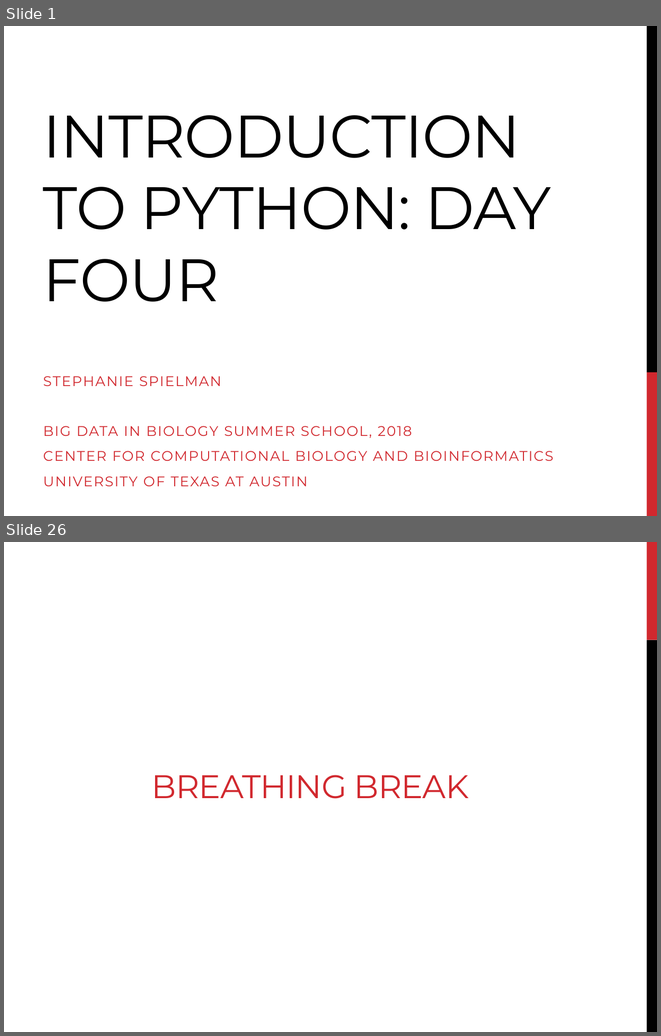
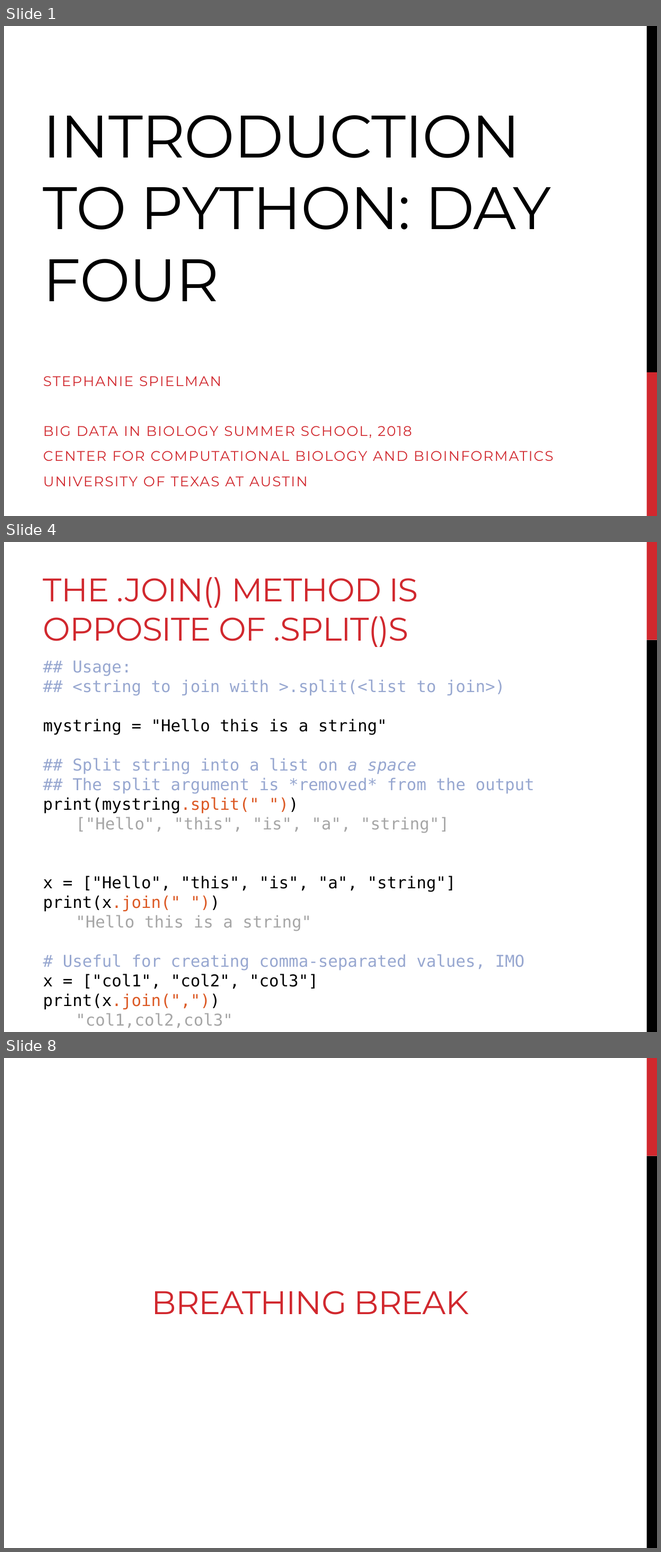
Before and after one commit to sjspielman/bdib2018_python, a slide deck: files/slides/slides_day4.pptx. Shown one above the other, each under a label of ours: slides 1 and 26 before the commit, slides 1, 4 and 8 after it; the slides between them are not shown. The pictures are 661x1036 and 661x1552 pixels, drawn with LibreOffice and Linux fonts; fonts in the diff are those of the drawing. Boxes give left, top, right and bottom in pixels: in the first picture for what was removed or moved away, otherwise in the second. Text is boxed around its words. In the diff, an @@ line names an element or a change of style, - is before the commit and + after.

```diff
--- a/files/slides/slides_day4.pptx
+++ b/files/slides/slides_day4.pptx
@@ slide 4 added at [4, 542, 657, 1032], background #FFFFFF; not listed: 2 template elements that a slide beside it also shows @@
@@ title added at [43, 577, 418, 647], 36 pt, text #D1282E @@
+THE .JOIN() METHOD IS OPPOSITE OF .SPLIT()S
@@ text added at [43, 660, 535, 1027], 18 pt, text #97A7D0 @@
+## Usage:
+## <string to join with >.split(<list to join>)
+mystring = "Hello this is a string"
+## Split string into a list on a space
+## The split argument is *removed* from the output
+print(mystring.split(" "))
+["Hello", "this", "is", "a", "string"]
+x = ["Hello", "this", "is", "a", "string"]
+print(x.join(" "))
+"Hello this is a string"
+# Useful for creating comma-separated values, IMO
+x = ["col1", "col2", "col3"]
+print(x.join(","))
+"col1,col2,col3"
@@ what was slide 26 is now slide 8 @@
```
Also in this commit, not shown: 5 other slides added, 3 other files.
